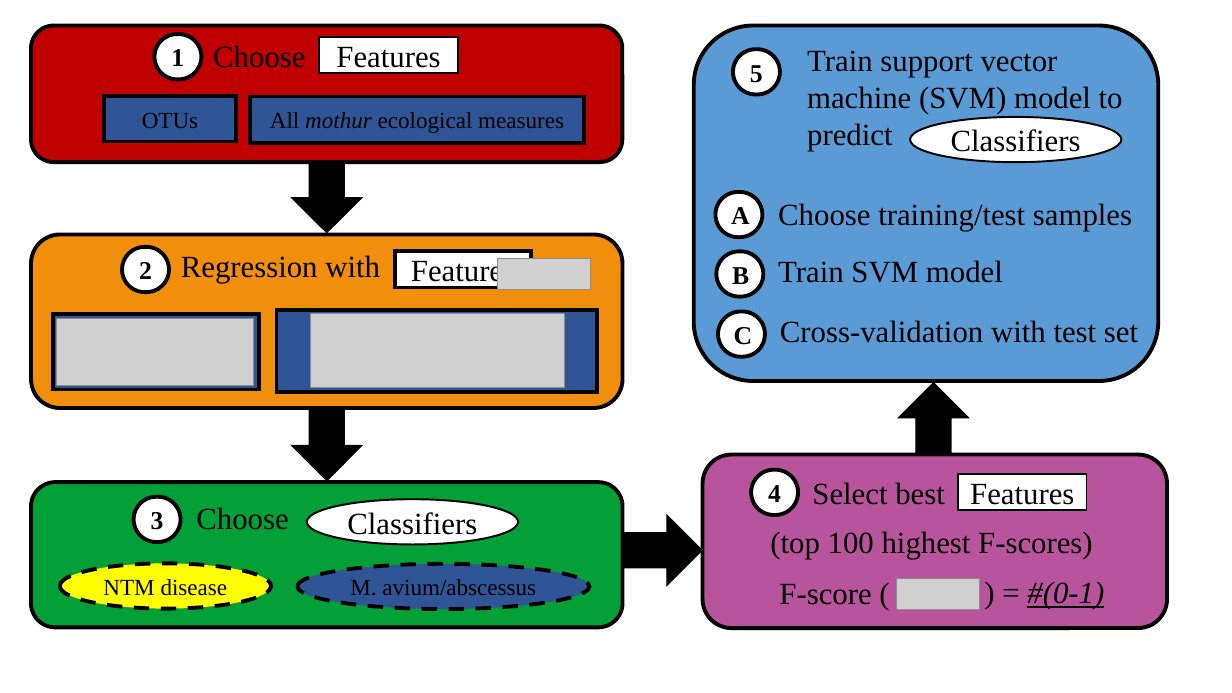
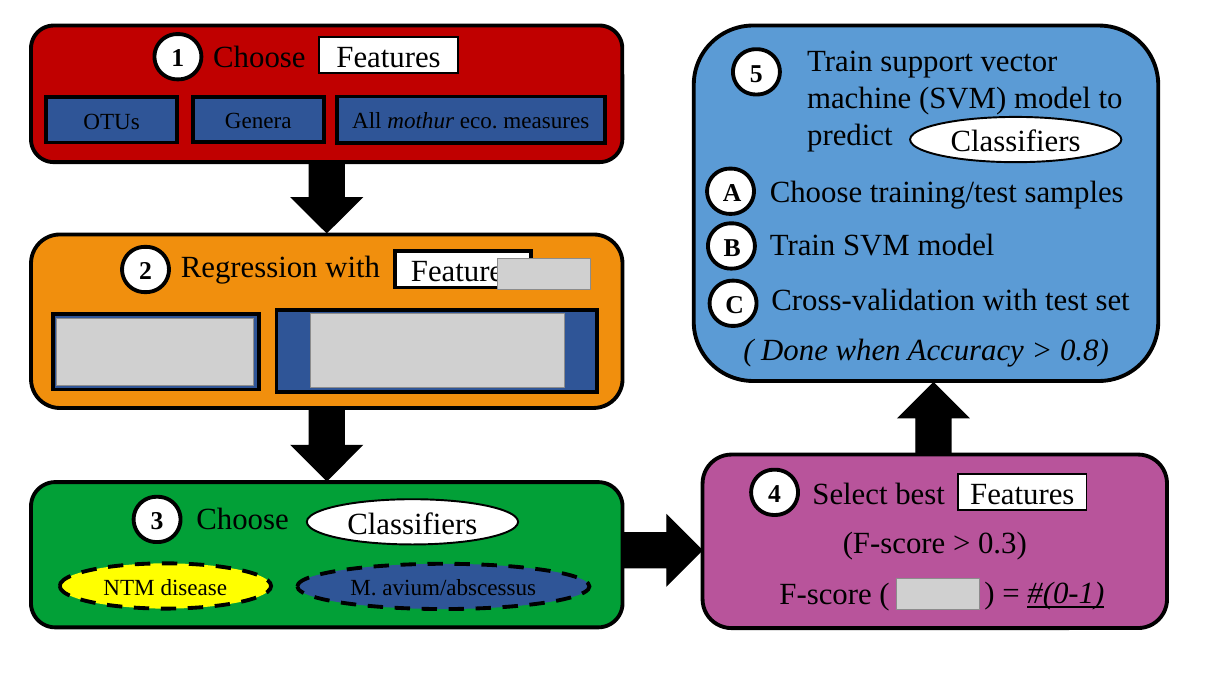
Before and after one commit to um-cf-microbiome/ml4cf, a slide deck: slide 1 of figures/src_PPT_files/ML_summary_figure.pptx. Drawn at 1232x693 pixels with LibreOffice and Linux fonts; fonts in the diff are those of the drawing; grey boxes stand for pictures. Boxes give left, top, right and bottom in pixels: in the first picture for what was removed or moved away, otherwise in the second. Text is boxed around its words. In the diff, an @@ line names an element or a change of style, - is before the commit and + after.

```diff
--- a/figures/src_PPT_files/ML_summary_figure.pptx
+++ b/figures/src_PPT_files/ML_summary_figure.pptx
@@ rectangle "OTUs": place and size @@
-rectangle "OTUs" at box(104, 96, 236, 141)
+rectangle "OTUs" at box(46, 97, 177, 142)
@@ rectangle added at box(193, 97, 324, 142), fill #2F5597, outline #000000 3 pt, 18 pt, text #000000 @@
+Genera
@@ rectangle "All mothur eco. measures": place and size @@
-rectangle "All mothur eco. measures" at box(250, 97, 584, 143)
+rectangle "All mothur eco. measures" at box(336, 97, 604, 143)
@@ text in rectangle at box(352, 112, 589, 129): text changed @@
-All mothur ecological measures
+All mothur eco. measures
@@ 2 texts, 2 rounded rectangles: place and size @@
-2 texts, 2 rounded rectangles at box(715, 192, 1132, 297)
+2 texts, 2 rounded rectangles at box(707, 169, 1124, 269)
@@ rounded rectangle "C": place and size @@
-rounded rectangle "C" at box(718, 311, 765, 357)
+rounded rectangle "C" at box(710, 281, 757, 326)
@@ text "Cross-validation with test set": place and size @@
-text "Cross-validation with test set" at box(780, 320, 1138, 343)
+text "Cross-validation with test set" at box(771, 288, 1130, 311)
@@ text added at box(761, 338, 1109, 366), 24 pt, text #000000, italic @@
+( Done when Accuracy > 0.8)
@@ text at box(843, 532, 1027, 559): text changed @@
-(top 100 highest F-scores)
+(F-score > 0.3)
```
Also in this commit, not shown: 1 slide added, 23 other files.
